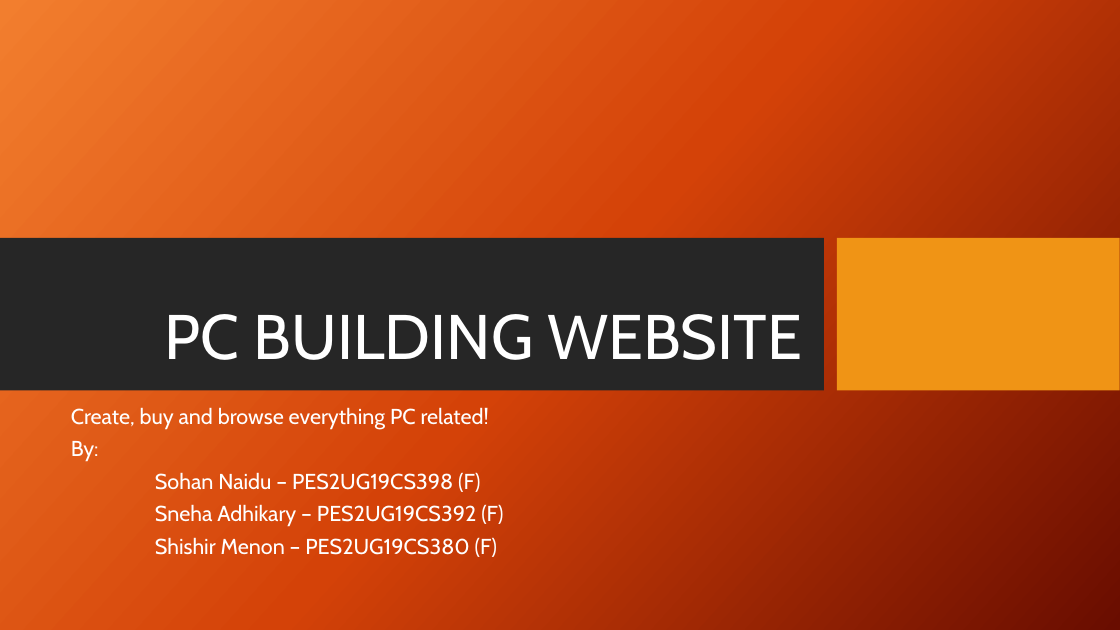
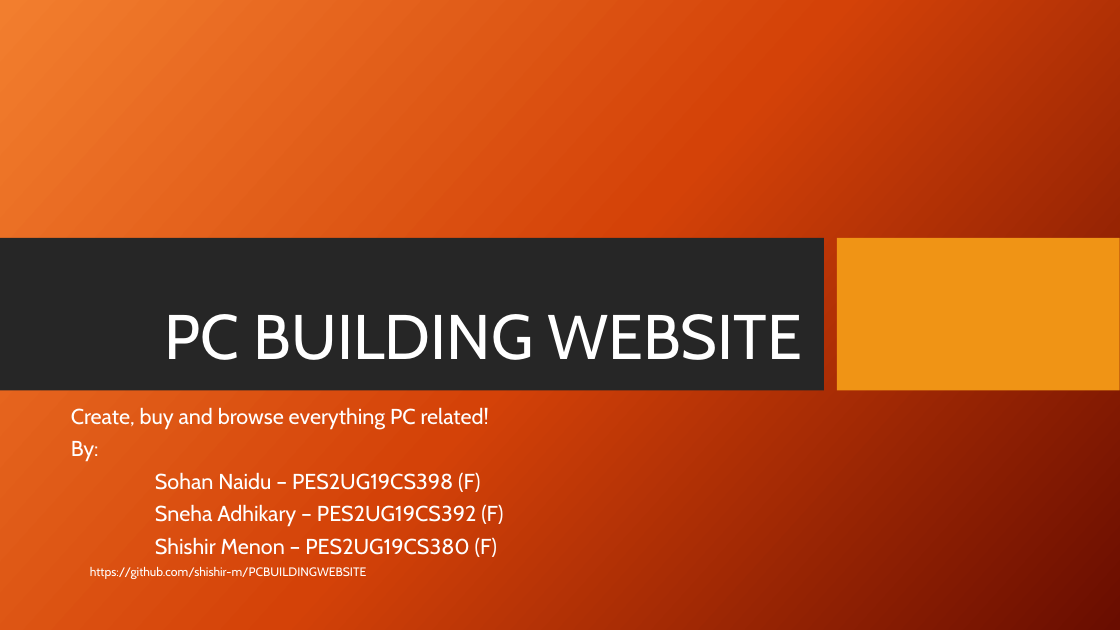
Before and after one commit to shishir-m/PCBUILDINGWEBSITE, a slide deck: slide 1 of PC BUILDING WEBSITE.pptx. Drawn at 1120x630 pixels with LibreOffice and Linux fonts; fonts in the diff are those of the drawing; background and template pictures are left out. Boxes give left, top, right and bottom in pixels: in the first picture for what was removed or moved away, otherwise in the second. Text is boxed around its words. In the diff, an @@ line names an element or a change of style, - is before the commit and + after.

Commit message:
updated github link.

```diff
--- a/PC BUILDING WEBSITE.pptx
+++ b/PC BUILDING WEBSITE.pptx
@@ text added at (90,567,366,579), 10.5 pt, text #FFFFFF @@
+https://github.com/shishir-m/PCBUILDINGWEBSITE
```
Also in this commit, not shown: 1 other slide changed.
